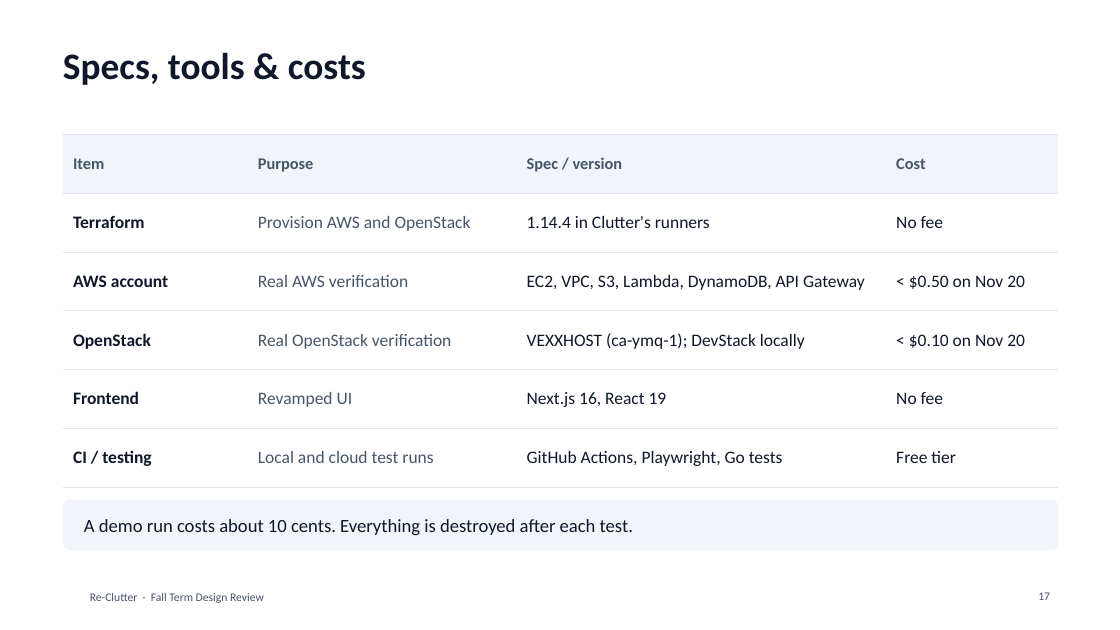
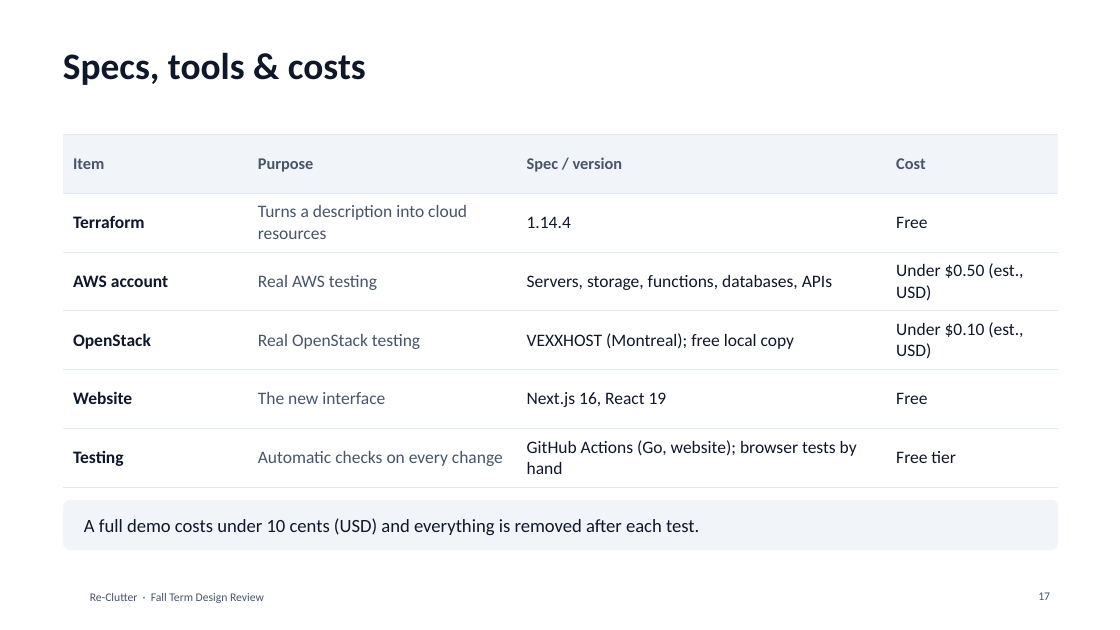
Before and after one commit to Alberta2514640/clutter, a slide deck: slide 17 of deliverables/Re-Clutter_Fall_Design_Review_Software.pptx. Drawn at 1120x630 pixels with LibreOffice and Linux fonts; fonts in the diff are those of the drawing; background and template pictures are left out. Boxes give left, top, right and bottom in pixels: in the first picture for what was removed or moved away, otherwise in the second. Text is boxed around its words. In the diff, an @@ line names an element or a change of style, - is before the commit and + after.

Commit message:
Make the design review deck accurate and plain for outside readers
Rebuild the fall design review deck after a fact check against the
real-cloud, local and test-plan reports: correct overstated claims,
add what is not proven yet, explain cloud terms at first use, state the
current asks (AWS organization permissions with the sponsor), and add a
clearer problem statement.

```diff
--- a/deliverables/Re-Clutter_Fall_Design_Review_Software.pptx
+++ b/deliverables/Re-Clutter_Fall_Design_Review_Software.pptx
@@ table at (63,134,1059,487) @@
-row 2: Terraform | Provision AWS and OpenStack | 1.14.4 in Clutter's runners | No fee
+row 2: Terraform | Turns a description into cloud resources | 1.14.4 | Free
-row 3: AWS account | Real AWS verification | EC2, VPC, S3, Lambda, DynamoDB, API Gateway | < $0.50 on Nov 20
+row 3: AWS account | Real AWS testing | Servers, storage, functions, databases, APIs | Under $0.50 (est., USD)
-row 4: OpenStack | Real OpenStack verification | VEXXHOST (ca-ymq-1); DevStack locally | < $0.10 on Nov 20
+row 4: OpenStack | Real OpenStack testing | VEXXHOST (Montreal); free local copy | Under $0.10 (est., USD)
-row 5: Frontend | Revamped UI | Next.js 16, React 19 | No fee
+row 5: Website | The new interface | Next.js 16, React 19 | Free
-row 6: CI / testing | Local and cloud test runs | GitHub Actions, Playwright, Go tests | Free tier
+row 6: Testing | Automatic checks on every change | GitHub Actions (Go, website); browser tests by hand | Free tier
@@ text at (84,518,699,535): text changed @@
-A demo run costs about 10 cents. Everything is destroyed after each test.
+A full demo costs under 10 cents (USD) and everything is removed after each test.
```
Also in this commit, not shown: 18 other slides changed, 2 slides added, 2 slides removed.
